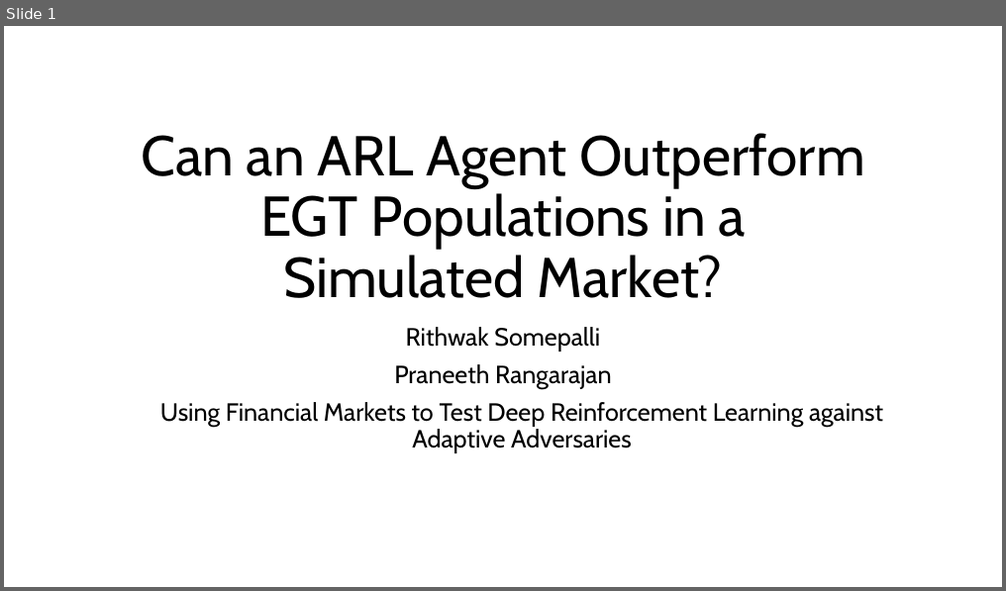
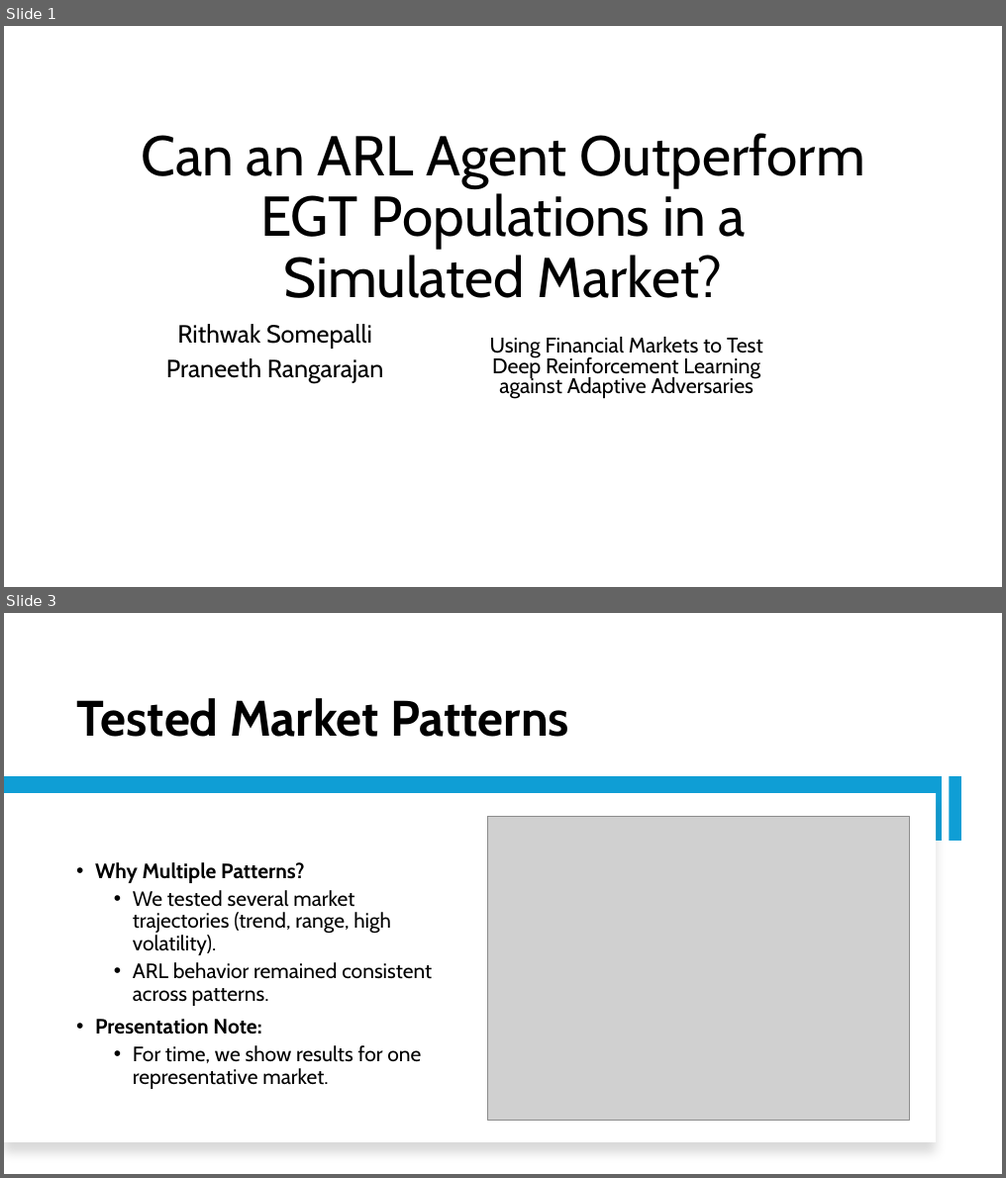
Before and after one commit to Srithwak/Coevolutionary_ARL_vs_EGT_agents_research, a slide deck: presentation.pptx. Shown one above the other, each under a label of ours: slide 1 before the commit, slides 1 and 3 after it; the slides between them are not shown. The pictures are 1006x591 and 1006x1178 pixels, drawn with LibreOffice and Linux fonts; fonts in the diff are those of the drawing; grey boxes stand for pictures. Boxes give left, top, right and bottom in pixels: in the first picture for what was removed or moved away, otherwise in the second. Text is boxed around its words. In the diff, an @@ line names an element or a change of style, - is before the commit and + after.

Commit message:
Pushing initial formatted ppt

```diff
--- a/presentation.pptx
+++ b/presentation.pptx
@@ slide 3 added at (4, 613, 1002, 1174), background #FFFFFF @@
@@ title added at (76, 698, 569, 737), 48 pt, text #000000, bold @@
+Tested Market Patterns
@@ rectangle added at (4, 777, 943, 841), fill #0F9ED5 @@
@@ rectangle added at (948, 777, 961, 841), fill #0F9ED5 @@
@@ rectangle added at (4, 793, 936, 1143), fill #FFFFFF @@
@@ picture added at (487, 817, 909, 1121) @@
@@ text added at (95, 862, 432, 1089), 20 pt, text #000000 @@
+• Why Multiple Patterns?
+  • We tested several market trajectories (trend, range, high volatility).
+  • ARL behavior remained consistent across patterns.
+• Presentation Note:
+  • For time, we show results for one representative market.
@@ slide 1 changed as well @@
@@ subtitle "Rithwak Somepalli" at (166, 324, 383, 383): line spacing 0.9 to 0.8 @@
@@ text "Using Financial Markets to Test ...": place and size @@
-text "Using Financial Markets to Test ..." at (160, 402, 883, 454)
+text "Using Financial Markets to Test ..." at (490, 337, 763, 399)
@@ text "Using Financial Markets to Test ..." at (490, 337, 763, 399): size 24 to 20.4 pt; line spacing 0.9 to 0.8 @@
```
Also in this commit, not shown: 5 other slides changed, 9 other slides added, 9 slides removed.
